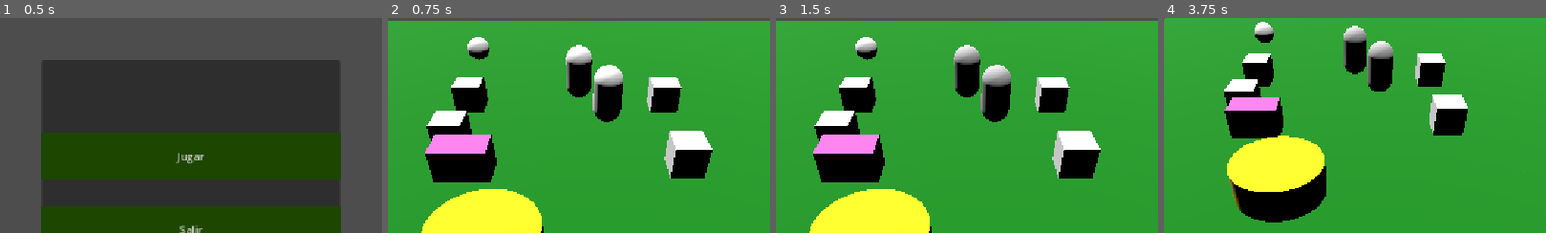
Above: before the commit, frames 1-4 (left to right).
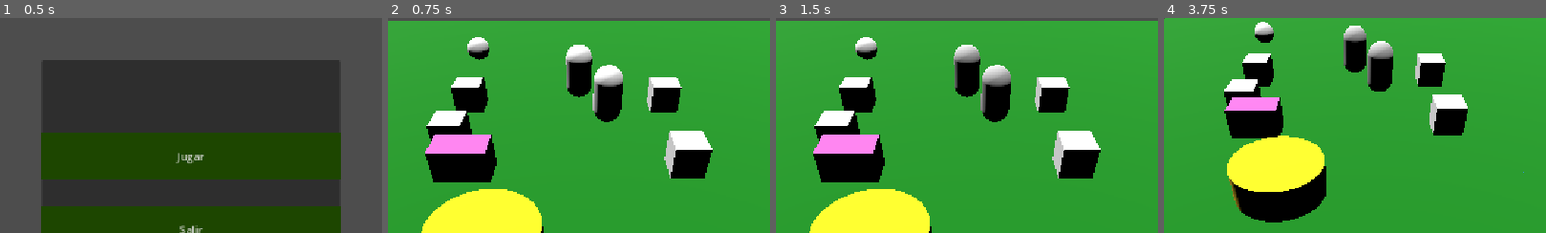
Above: after the commit, the same moments.

Repository: GonzaloDP/Proto-team-2
Game: Godot game, scene res://Escenas/Main_Menu.tscn
Two runs of this game, one before a commit and one after it. Both use one fixed random seed, a clock stepped at 60 frames per second and the inputs below. The engine's default icon, where the game draws it, is replaced by a stand-in: a white triangle on a blue panel in a dark square.
Inputs (mouse positions are % of the whole screen's width and height, from its top left):
- Up to frame 1 (0.5 s): no input
- Up to frame 2 (0.75 s): click "Jugar" at 0.5 s
- Up to frame 3 (1.5 s): click "Alimentar esbirros" at 1.25 s
- Up to frame 4 (3.75 s): click "Alimentar esbirros" at 2 s; click "Alimentar esbirros" at 2.75 s; tap Enter at 3.5 s; move the mouse to (72, 45) at 3.52 s; tap S (CamAbajo) at 3.6 s; click (72, 45) at 3.67 s
The pictures show only the part of the screen within x 25-75%, y 9-59%; the shares and areas given below are measured in that part.

Frame 1 is identical in both runs. In frame 2, 0.1% of the frame differs, in the area x 46-54%, y 12-37%; in frame 3, 0.1%; in frame 4, 0.1%.

Commit message:
choque de unidades corregido

Diff:
--- a/proto-team-2/Scripts/camera_3d.gd
+++ b/proto-team-2/Scripts/camera_3d.gd
@@ -3,7 +3,7 @@
 @onready var selection_box = $"../../../../UI/SelectionBox"
 @onready var menu_construccion = $"../../../../UIConstruccion/MenuConstruccion"
 @onready var inventario: Inventario = get_tree().current_scene.get_node("Inventario")
-
+@onready var navigation_region: NavigationRegion3D = get_tree().current_scene.get_node("NavigationRegion3D")
 
 var area_fantasma: Area3D = null
 var ubicacion_valida: bool = false
@@ -12,7 +12,6 @@
 var seleccionando: bool = false
 var posicion_inicio_seleccion: Vector2
 var posicion_actual_mouse: Vector2
-
 
 enum EstadoCamara { NORMAL, CONSTRUYENDO }
 var estado_actual = EstadoCamara.NORMAL
@@ -24,6 +23,10 @@
 func _ready() -> void:
 	if menu_construccion:
 		menu_construccion.iniciar_construccion.connect(_activar_modo_construccion)
+
+	if is_instance_valid(navigation_region):
+		if not navigation_region.bake_finished.is_connected(_on_navegacion_horneado):
+			navigation_region.bake_finished.connect(_on_navegacion_horneado)
 
 func _process(delta: float) -> void:
 	if estado_actual == EstadoCamara.CONSTRUYENDO and is_instance_valid(edificio_fantasma):
@@ -52,15 +55,12 @@
 					else:
 						ubicacion_valida = false
 
-					#var mat = edificio_fantasma.material_override as StandardMaterial3D
 					if ubicacion_valida:
 						for mesh in materiales_fantasma:
 							mesh.material_override.albedo_color = Color(0,1,0,0.5)
-						#mat.albedo_color = Color(0, 1, 0, 0.5)
 					else:
 						for mesh in materiales_fantasma:
 							mesh.material_override.albedo_color = Color(1,0,0,0.5)
-						#mat.albedo_color = Color(1, 0, 0, 0.5)
 
 func _unhandled_input(event: InputEvent) -> void:
 	if estado_actual == EstadoCamara.CONSTRUYENDO:
@@ -127,11 +127,6 @@
 		else:
 			var click_world_position: Vector3 = result.position
 			mover_unidades_en_formacion(click_world_position)
-			#for unidad in selected_units:
-				#if is_instance_valid(unidad) and (!unidad._isStarving()):
-					#unidad.target_resource = null
-					#unidad.hideProgressBar()
-					#unidad.set_move_target(click_world_position)
 
 func seleccionar_unidad(mouse_pos: Vector2) -> void:
 	deseleccionar_todas()
@@ -279,12 +274,19 @@
 	var escena = escenas_edificios[id_del_edificio]
 	var nuevo_edificio = escena.instantiate()
 
-	nuevo_edificio.position = edificio_fantasma.global_position
-	nuevo_edificio.rotation = edificio_fantasma.global_rotation
-
-	get_tree().current_scene.add_child(nuevo_edificio)
+	var posicion_mundo = edificio_fantasma.global_position
+	var rotacion_mundo = edificio_fantasma.global_rotation
+
+	navigation_region.add_child(nuevo_edificio)
+
+	nuevo_edificio.position = posicion_mundo
+	nuevo_edificio.rotation = rotacion_mundo
 
 	nuevo_edificio.configurar_edificio(id_del_edificio, puntos_req)
+
+	await get_tree().physics_frame
+
+	actualizar_navegacion()
 
 	for unidad in selected_units:
 		if is_instance_valid(unidad) and unidad.has_method("asignar_edificio"):
@@ -319,3 +321,13 @@
 		unidad.target_resource = null
 		unidad.hideProgressBar()
 		unidad.set_move_target(posicion_objetivo)
+
+func actualizar_navegacion():
+	if not is_instance_valid(navigation_region):
+		push_warning("No se encontró el NavigationRegion3D")
+		return
+
+	navigation_region.bake_navigation_mesh(true)
+
+func _on_navegacion_horneado():
+	print("navegacion actualizada")
--- a/proto-team-2/Scripts/unidad.gd
+++ b/proto-team-2/Scripts/unidad.gd
@@ -33,12 +33,20 @@
 	$HungerTimer.start()
 	progressBar.hide()
 
-	navigation_agent.path_desired_distance = 0.8
-	navigation_agent.target_desired_distance = 1.0
+	#a partir de acá son configuraciones que se les hace al NavigationAgent de la unidad, que sirve para que no se choque con otra unidad dentro del juego
+	navigation_agent.path_desired_distance = 1.0
+	navigation_agent.target_desired_distance = 0.5
+
 	navigation_agent.radius = 0.5
-	#navigation_agent.avoidance_enabled = true
-
-	#navigation_agent.velocity_computed.connect(_on_velocity_computed)
+	navigation_agent.avoidance_enabled = true
+	navigation_agent.max_speed = moveSpeed
+
+	navigation_agent.neighbor_distance = 6.0
+	navigation_agent.max_neighbors = 10
+	navigation_agent.time_horizon_agents = 2.5
+
+	if not navigation_agent.velocity_computed.is_connected(_on_velocity_computed):
+		navigation_agent.velocity_computed.connect(_on_velocity_computed)
 
 	set_collision_mask_value(1, true)
 	set_collision_mask_value(2,true)
@@ -73,81 +81,33 @@
 
 func _physics_process(delta: float):
 	if en_reproduccion:
+		navigation_agent.velocity = Vector3.ZERO
 		velocity = Vector3.ZERO
 		return
 
 	if navigation_agent.is_navigation_finished():
-		velocity = Vector3.ZERO
-		#move_and_slide()
+		navigation_agent.velocity = Vector3.ZERO
 		return
 
 	var next_position: Vector3 = navigation_agent.get_next_path_position()
-
-	if Engine.get_physics_frames() % 30 == 0:
-		print(
-			"Posición: ", global_position,
-			" | Siguiente punto: ", next_position,
-			" | Ruta terminada: ", navigation_agent.is_navigation_finished(),
-			" | Ruta alcanzable: ", navigation_agent.is_target_reachable(),
-			" | Longitud: ", navigation_agent.get_path_length()
-		)
 
 	var direction := next_position - global_position
 	direction.y = 0.0
 
 	if direction.length_squared() < 0.0001:
-		velocity = Vector3.ZERO
-		move_and_slide()
-		return
-		#direction = direction.normalized()
-		#var look_target := global_position + direction
-		#look_at(look_target, Vector3.UP)
+		navigation_agent.velocity = Vector3.ZERO
+		return
 
 	direction = direction.normalized()
-	velocity = direction * moveSpeed
+
+	var desired_velocity: Vector3 = direction * moveSpeed
+
+	navigation_agent.velocity = desired_velocity
 
 	var look_target := global_position + direction
+	look_target.y = global_position.y
+
 	look_at(look_target, Vector3.UP)
-
-	var posicion_antes := global_position
-
-	move_and_slide()
-
-	if global_position.distance_squared_to(posicion_antes) < 0.000001:
-		if get_slide_collision_count() > 0:
-			var colision = get_slide_collision(0)
-			print("UNIDAD BLOQUEADA POR: ",colision.get_collider()," | NORMAL: ",colision.get_normal())
-		else:
-			print("UNIDAD SIN DESPLAZAMIENTO Y SIN COLISIÓN FÍSICA")
-	#var desired_velocity := direction * moveSpeed
-	#
-	#if navigation_agent.avoidance_enabled:
-		#navigation_agent.velocity = desired_velocity
-	#else:
-		#velocity = desired_velocity
-		#move_and_slide()
-	#velocity = direction * moveSpeed
-	#
-	#navigation_agent.velocity = desired_velocity
-	#
-	#if direction.length() > 0.01:
-		#var look_target = Vector3(next_position.x,global_position.y,next_position.z)
-		#look_at(look_target,Vector3.UP)
-
-	#move_and_slide()
-	#var distance_to_target = global_position.distance_to(target_position)
-	#
-	#if distance_to_target > 0.1:
-		#var direction = (target_position - global_position).normalized()
-		#velocity = direction * moveSpeed
-		#
-		#var look_target = Vector3(target_position.x, global_position.y, target_position.z)
-		#if global_position != look_target:
-			#look_at(look_target, Vector3.UP)
-		#
-		#move_and_slide()
-	#else:
-		#velocity = Vector3.ZERO
 
 func asignar_edificio(edificio_a_construir: Edificio):
 	target_resource = null
@@ -335,6 +295,7 @@
 
 func get_breeding_speed() -> float:
 	return breedingSpeed * penaltyManager.breeding_multiplier
+
 func entrar_en_comedor():
 	posicion_anterior = global_position
 
@@ -358,6 +319,16 @@
 	set_collision_mask_value(3,true)
 	show()
 
-#func _on_velocity_computed(safe_velocity: Vector3):
-	#velocity = safe_velocity
-	#move_and_slide()
+func _on_velocity_computed(safe_velocity: Vector3):#esta funcion nueva es la que calcula el movimiento ahora, dandole un movimiento "safe"
+	if en_reproduccion:
+		velocity = Vector3.ZERO
+		return
+
+	velocity = safe_velocity
+	velocity.y = 0.0
+
+	move_and_slide()
+
+	if get_slide_collision_count() > 0:
+		var colision := get_slide_collision(0)
+		var otro_objeto := colision.get_collider()
